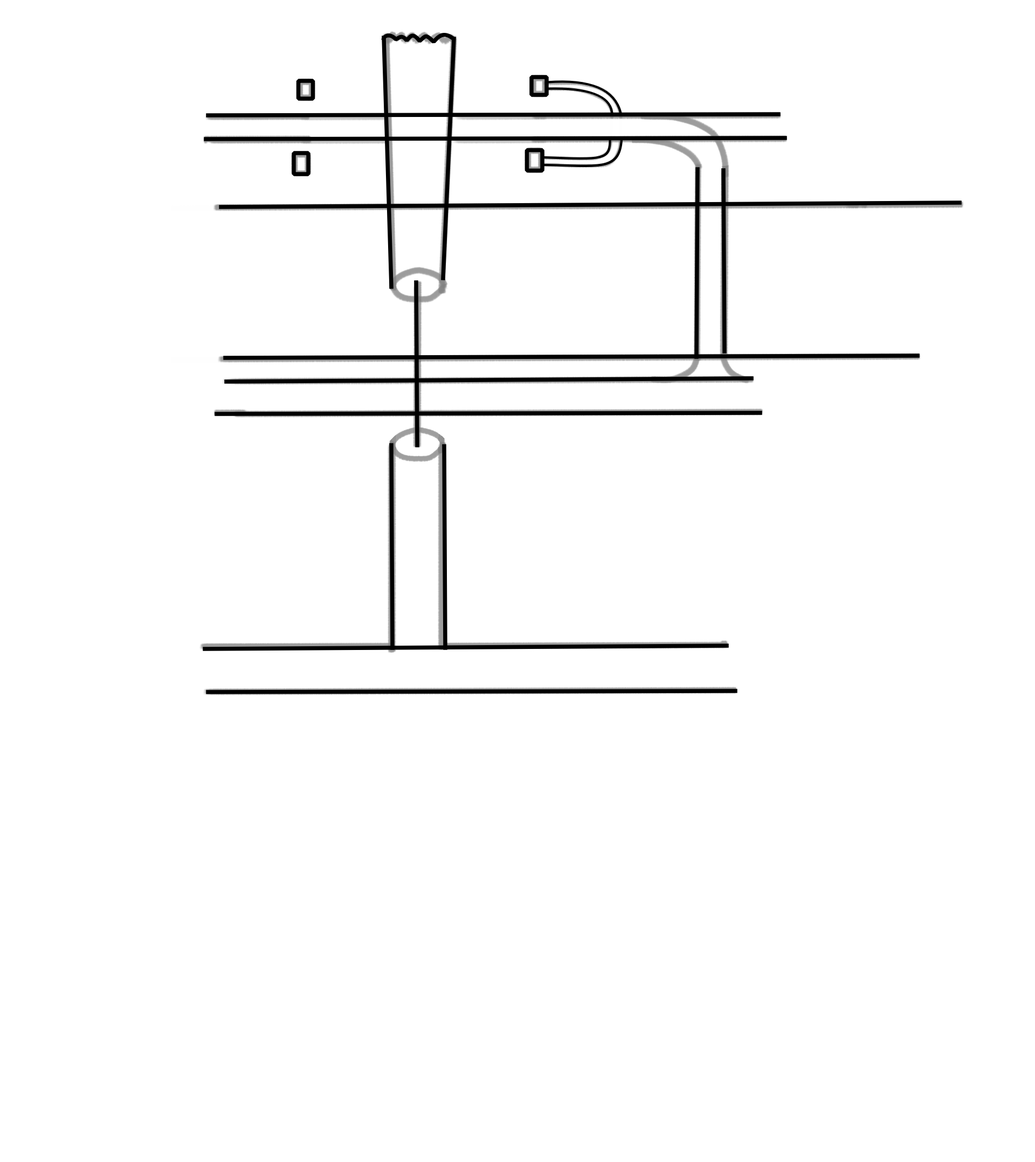
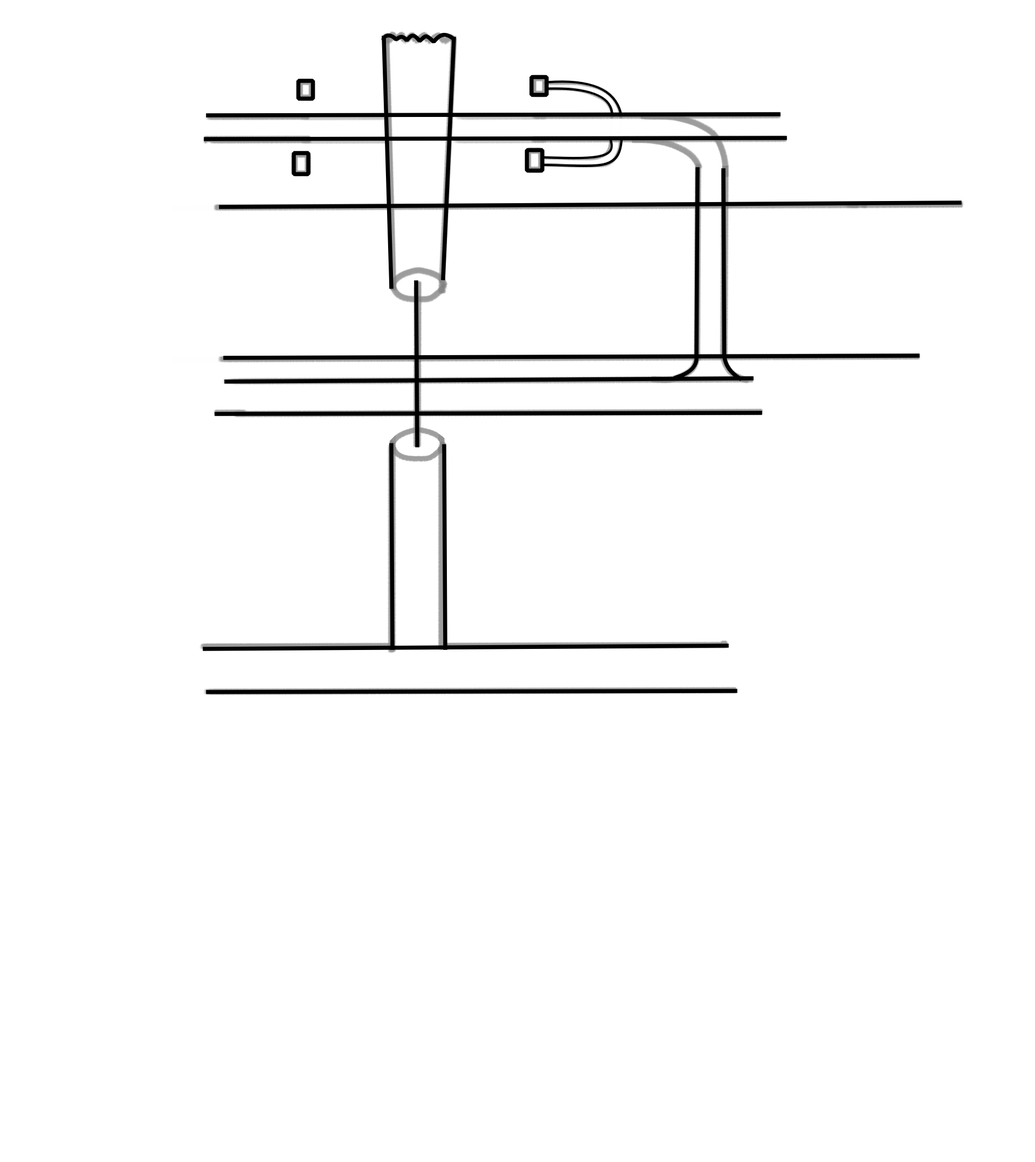
Layer changes from the first 1035 x 1162 image to the second:
pixels changed over [546, 140, 742, 382] (layer not identified)
